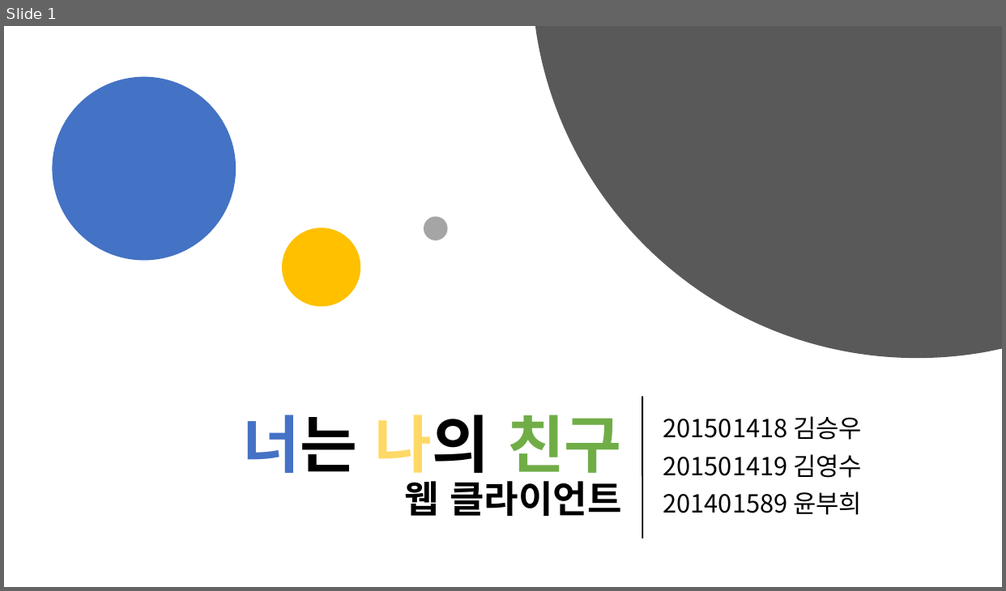
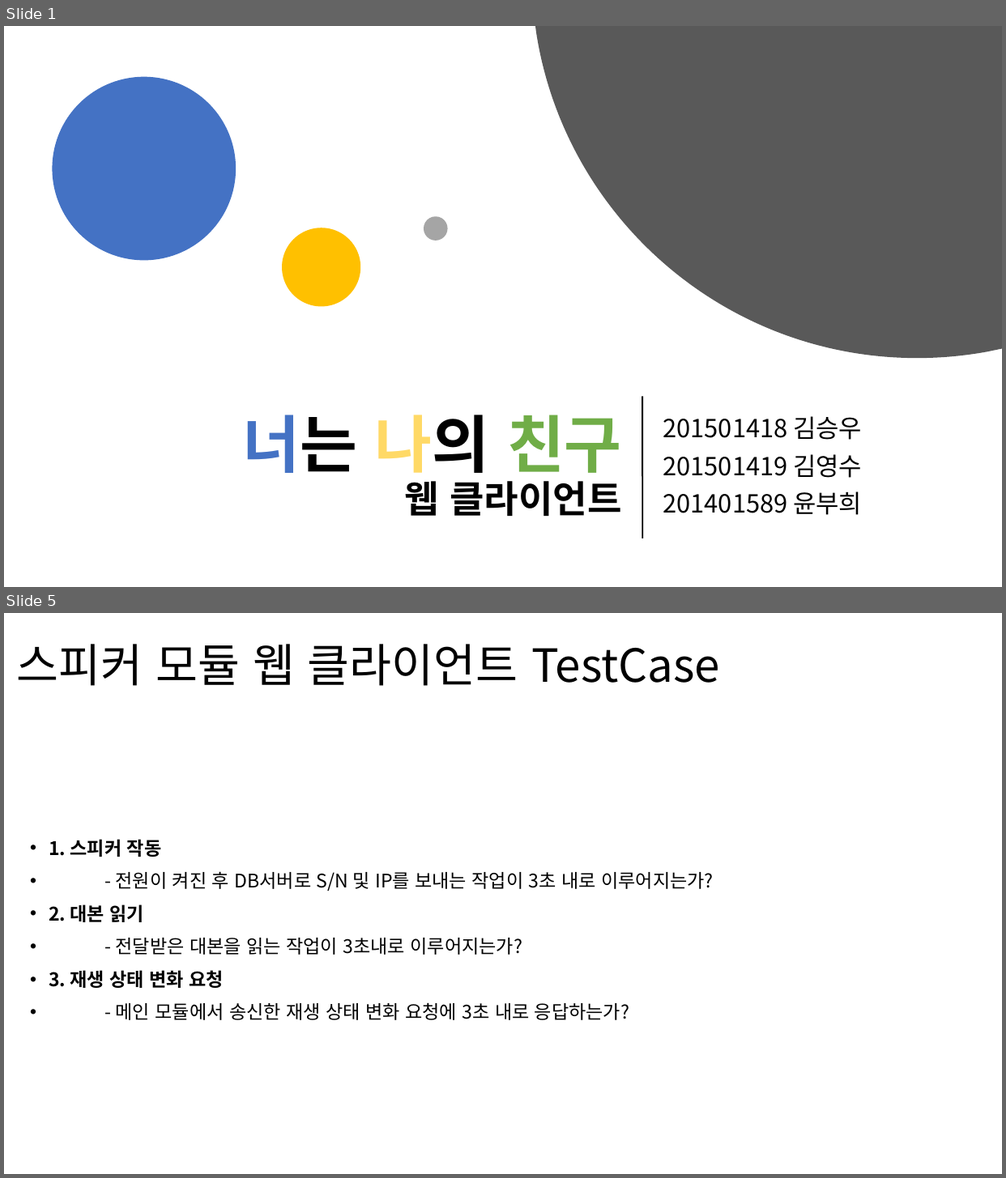
Before and after one commit to incheonCapston-2019/capston-idea-1, a slide deck: 20191127/20191127_캡스톤_TestCase발표.pptx. Shown one above the other, each under a label of ours: slide 1 before the commit, slides 1 and 5 after it; the slides between them are not shown. The pictures are 1006x591 and 1006x1178 pixels, drawn with LibreOffice and Linux fonts; fonts in the diff are those of the drawing. Boxes give left, top, right and bottom in pixels: in the first picture for what was removed or moved away, otherwise in the second. Text is boxed around its words. In the diff, an @@ line names an element or a change of style, - is before the commit and + after.

Commit message:
20191127_캡스톤 발표 ppt 수정
스피커 모듈 Testcase 추가

```diff
--- a/20191127/20191127_캡스톤_TestCase발표.pptx
+++ b/20191127/20191127_캡스톤_TestCase발표.pptx
@@ slide 5 added at [4, 613, 1002, 1174], background #FFFFFF @@
@@ title added at [17, 644, 720, 686], 44 pt, text #000000 @@
+스피커 모듈 웹 클라이언트 TestCase
@@ subtitle added at [49, 839, 713, 1020], 18 pt, text #000000 @@
+• 1. 스피커 작동
+• - 전원이 켜진 후 DB서버로 S/N 및 IP를 보내는 작업이 3초 내로 이루어지는가?
+• 2. 대본 읽기
+• - 전달받은 대본을 읽는 작업이 3초내로 이루어지는가?
+• 3. 재생 상태 변화 요청
+• - 메인 모듈에서 송신한 재생 상태 변화 요청에 3초 내로 응답하는가?
```
Also in this commit, not shown: 3 slides changed, 2 other slides added, 1 other file.
